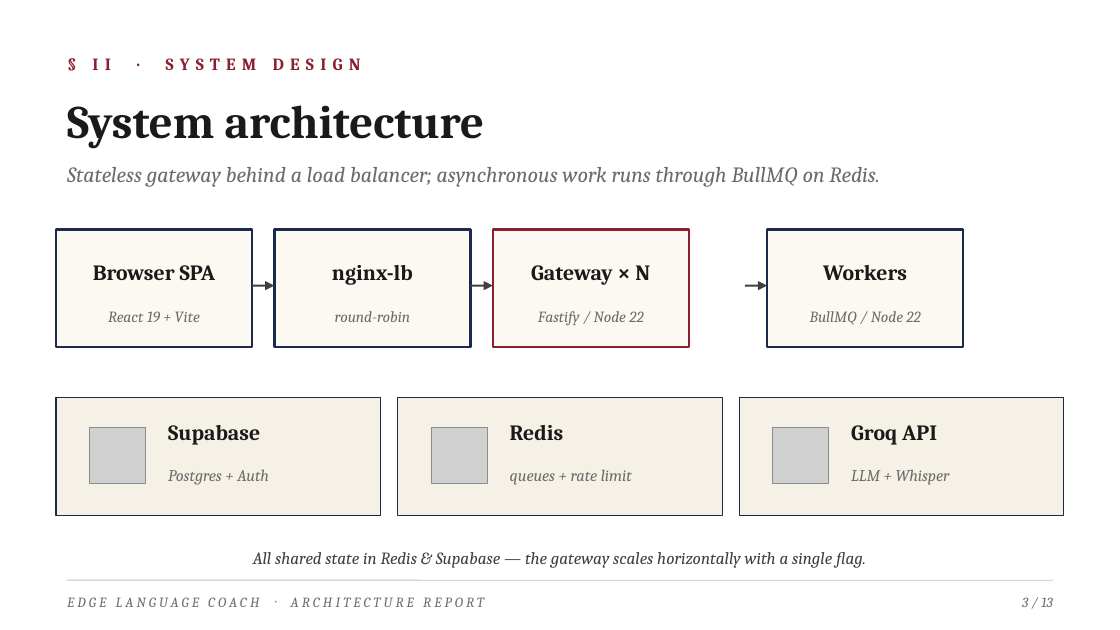
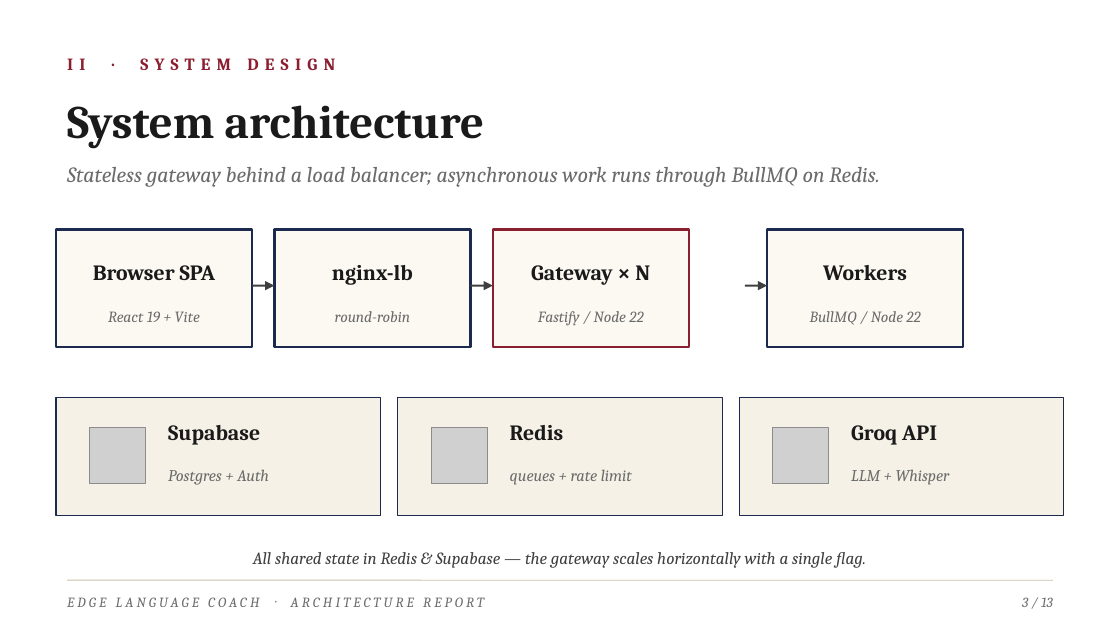
Before and after one commit to ibrahemaskar11/edge-language-coach, a slide deck: slide 3 of docs/edge-language-coach.pptx. Drawn at 1120x630 pixels with LibreOffice and Linux fonts; fonts in the diff are those of the drawing; grey boxes stand for pictures. Boxes give left, top, right and bottom in pixels: in the first picture for what was removed or moved away, otherwise in the second. Text is boxed around its words. In the diff, an @@ line names an element or a change of style, - is before the commit and + after.

```diff
--- a/docs/edge-language-coach.pptx
+++ b/docs/edge-language-coach.pptx
@@ text at (x1=67, y1=58, x2=335, y2=70): text changed @@
-§ II · SYSTEM DESIGN
+II · SYSTEM DESIGN
```
Also in this commit, not shown: 11 other slides changed.
